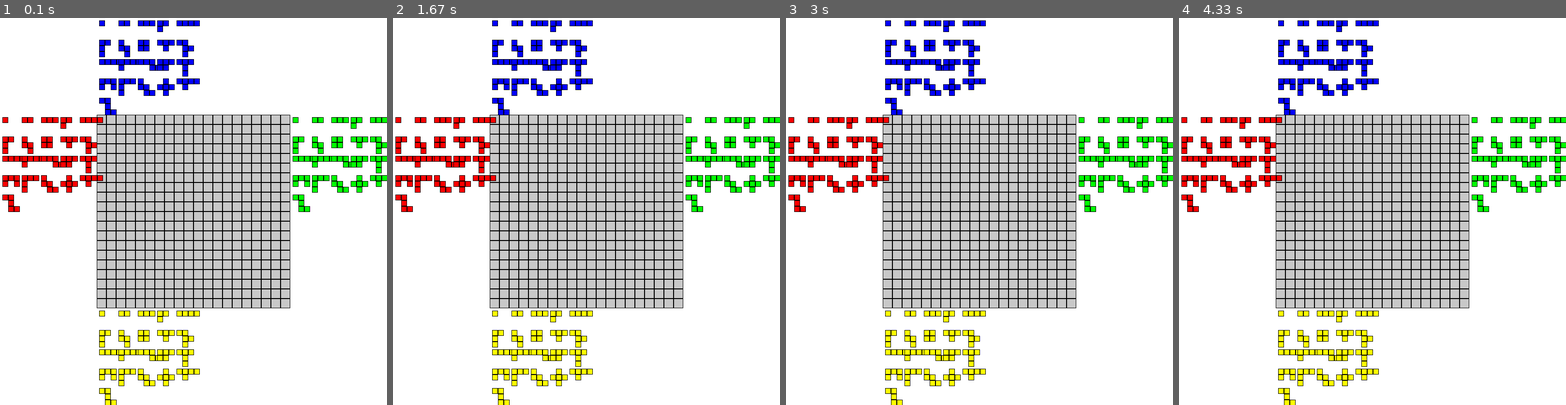
Above: before the commit, frames 1-4 (left to right).
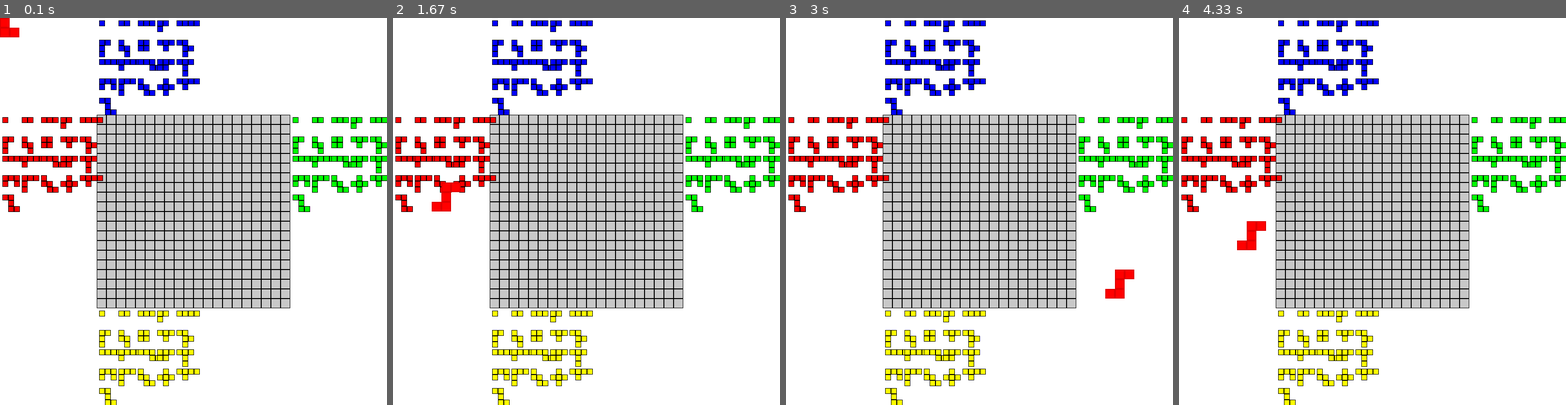
Above: after the commit, the same moments.

Repository: lhalcomb/Blokus
Game: pygame game, started from BlokusPyGame/src/main.py
The game is run twice, just before and just after one commit, with the same random seed, the same clock (stepped at 60 frames per second) and the same inputs.
Inputs (mouse positions are in pixels of both pictures, inside the frame that each line leads up to):
- Up to frame 1 (0.1 s): no input
- Up to frame 2 (1.67 s): right-click (493, 215) at 0.38 s; click (466, 153) at 0.72 s; click (632, 246) at 1.05 s; click (447, 199) at 1.38 s
- Up to frame 3 (3 s): click (1126, 358) at 1.72 s; click (1056, 180) at 2.05 s; click (1099, 203) at 2.38 s; click (1114, 288) at 2.72 s
- Up to frame 4 (4.33 s): click (1387, 196) at 3.05 s; click (1287, 141) at 3.38 s; click (1256, 354) at 3.72 s; click (1252, 234) at 4.05 s

The runs differ from the first frame. In frame 1, 0.2% of the frame differs, in the area x 0-5%, y 0-5%; in frame 2, 0.3%; in frame 3, 0.3%, in the area x 82-90%, y 65-73%; in frame 4, 0.3%.

Commit message:
Implement piece placement preview

Diff:
--- a/BlokusPyGame/src/board.py
+++ b/BlokusPyGame/src/board.py
@@ -6,7 +6,7 @@
 class Board:
     def __init__(self, size: int = 20):
         self.size: int = size
-        self.grid: list[list[Color]] = [[Color.EMPTY] * size] * size
+        self.grid: list[list[Color]] = [[Color.EMPTY for _ in range(size)] for _ in range(size)]
         self.starting_corners: dict[Color, tuple[int, int]] = {
             Color.RED: (0, 0),
             Color.YELLOW: (0, self.size - 1),
@@ -23,7 +23,7 @@
                 return False
 
             # Check for overlap
-            if self.grid[pos[0]][pos[1]] != 0:
+            if self.grid[pos[0]][pos[1]] != Color.EMPTY:
                 return False
 
             # Check for edge-to-edge
--- a/BlokusPyGame/src/game.py
+++ b/BlokusPyGame/src/game.py
@@ -12,7 +12,7 @@
         self.running = True
         self.board = Board()
         self.turn = Turn(self.board)
-        self.ui = UI(pygame.display.set_mode((width, height)), self.board)
+        self.ui = UI(pygame.display.set_mode((width, height)), self.board, self.turn)
 
     def run(self):
         while self.running:
@@ -23,6 +23,8 @@
                     if event.key == pygame.K_q:
                         self.running = False
 
+                self.ui.handle_input(event)
+
             self.ui.render()
             self.clock.tick(60)
 
--- a/BlokusPyGame/src/main.py
+++ b/BlokusPyGame/src/main.py
@@ -1,9 +1,7 @@
 from game import Game
 
-#Constants
-HEIGHT, WIDTH = 800, 800
+WIDTH, HEIGHT = 800, 800
 
 if __name__ == "__main__":
-
-    blokus = Game(HEIGHT, WIDTH)
+    blokus = Game(WIDTH, HEIGHT)
     blokus.run()
--- a/BlokusPyGame/src/piece.py
+++ b/BlokusPyGame/src/piece.py
@@ -65,6 +65,4 @@
         if self.flipped:
             shape = [(-x, y) for x, y in shape]
 
-        shape = [(x + self.x, y + self.y) for x, y in shape]
-
-        return normalize(shape)
+        return [(x + self.x, y + self.y) for x, y in normalize(shape)]
--- a/BlokusPyGame/src/player.py
+++ b/BlokusPyGame/src/player.py
@@ -1,14 +1,12 @@
 from color import Color
-from piece import PIECES
+from piece import Piece, PIECES
 
 
 class Player:
     def __init__(self, color: Color):
         self.color: Color = color
         self.remaining_pieces: list[str] = list(PIECES.keys())
+        self.piece = Piece(self.remaining_pieces[-1], self.color)  # TODO: Choose piece from selection
 
     def remove_piece(self, shape: str):
         self.remaining_pieces.remove(shape)
-
-    def choose_color(self):
-        pass
--- a/BlokusPyGame/src/turn.py
+++ b/BlokusPyGame/src/turn.py
@@ -1,5 +1,6 @@
 from board import Board
 from color import Color
+from piece import Piece
 from player import Player
 
 
@@ -14,15 +15,23 @@
         ]
         self.current_player = self.players[0]
 
-    def next_turn(self) -> bool:
+    def place_piece(self, piece: Piece):
+        self.current_player.remove_piece(piece.shape)
+        self.board.place_piece(piece)
+        self._next_turn()  # TODO: End game if this returns false
+        self.current_player.piece = Piece(self.current_player.remaining_pieces[-1], self.current_player.color)  # TODO: Choose piece from selection
+
+    def _next_turn(self) -> bool:
         """
         Sets current_player to the next player. Returns false if the game is over.
         """
-        if not self.board.player_can_play(self.current_player):
-            self.players.remove(self.current_player)
+        player_can_play = self.board.player_can_play(self.current_player)
 
         if len(self.players) > 1:
             current_index = self.players.index(self.current_player)
             self.current_player = self.players[(current_index + 1) % len(self.players)]
 
+        if not player_can_play:
+            self.players.remove(self.current_player)
+
         return len(self.players) > 0
--- a/BlokusPyGame/src/ui.py
+++ b/BlokusPyGame/src/ui.py
@@ -1,12 +1,14 @@
 from dataclasses import dataclass
 
 import pygame
+from pygame.event import Event
 from pygame.surface import Surface
 
 from board import Board
 from color import Color
 from piece import PIECES
 from player import Player
+from turn import Turn
 
 CELL_SIZE = 20
 
@@ -20,9 +22,10 @@
 
 
 class UI:
-    def __init__(self, screen: Surface, board: Board):
+    def __init__(self, screen: Surface, board: Board, turn: Turn):
         self.screen: Surface = screen
         self.board: Board = board
+        self.turn = turn
 
         # Calculate Board Boundaries ---- (board_start_x, board_end_x) = (200, 600) = (board_start_y, board_end_y)
         board_start_x = self.screen.get_width() // 4  # 800 // 4 = 200
@@ -37,6 +40,24 @@
             Color.BLUE: PanelRegion(board_start_x, 0, board_end_x - board_start_x, board_start_y)  # blue region - (200, 0, 400, 200) = top
         }
         self.piece_sections: list[Color] = list(self.piece_regions)
+
+    def handle_input(self, event: Event):
+        """
+        Handles changing piece orientation, choosing piece, and placing piece with keybinds.
+        """
+        player = self.turn.current_player
+
+        if event.type == pygame.MOUSEBUTTONDOWN:
+            if event.button == 1:
+                if self.board.can_place_piece(player.piece):
+                    self.turn.place_piece(player.piece)
+            elif event.button == 3:
+                player.piece.flip()
+        elif event.type == pygame.MOUSEWHEEL:
+            if event.y > 0:
+                player.piece.rotate_cw()
+            else:
+                player.piece.rotate_ccw()
 
     def render(self):
         self.screen.fill("white")
@@ -75,8 +96,8 @@
         for color, sections in self.piece_regions.items():
             # pygame.draw.rect(self.screen, color.value, (sections.x, sections.y, sections.width, sections.height))
 
-            if color.value == left.value:
-                print(color.value)
+            # if color.value == left.value:
+            #     print(color.value)
 
             y_offset = sections.y + padding
             player = Player(color)
@@ -99,4 +120,19 @@
         """
         Render the currently selected piece that hovers over the grid to preview its placement.
         """
-        pass
+        player = self.turn.current_player
+
+        mouse_x, mouse_y = pygame.mouse.get_pos()
+        pos_x = (mouse_x - self.screen.get_width() // 4) // 20 - 1
+        pos_y = (mouse_y - self.screen.get_height() // 4) // 20 - 1
+        player.piece.set_pos(pos_x, pos_y)
+
+        can_place_piece = self.board.can_place_piece(player.piece)
+        border_color = (0, 223, 0) if can_place_piece else (223, 0, 0)
+
+        for pos in player.piece.tiles():
+            x = CELL_SIZE * pos[0] + self.screen.get_width() // 4
+            y = CELL_SIZE * pos[1] + self.screen.get_height() // 4
+
+            pygame.draw.rect(self.screen, player.color.value, (x, y, CELL_SIZE, CELL_SIZE))
+            pygame.draw.rect(self.screen, border_color, (x, y, CELL_SIZE, CELL_SIZE), 2)
Not shown, changed: BlokusPyGame/todolist.md
